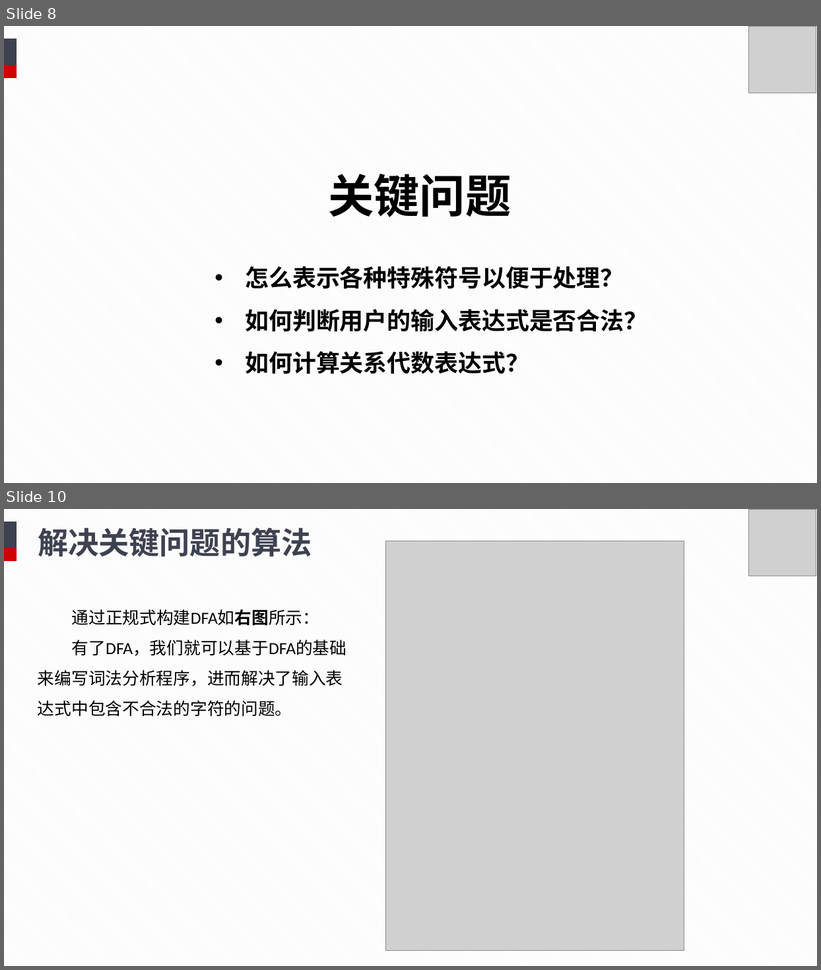
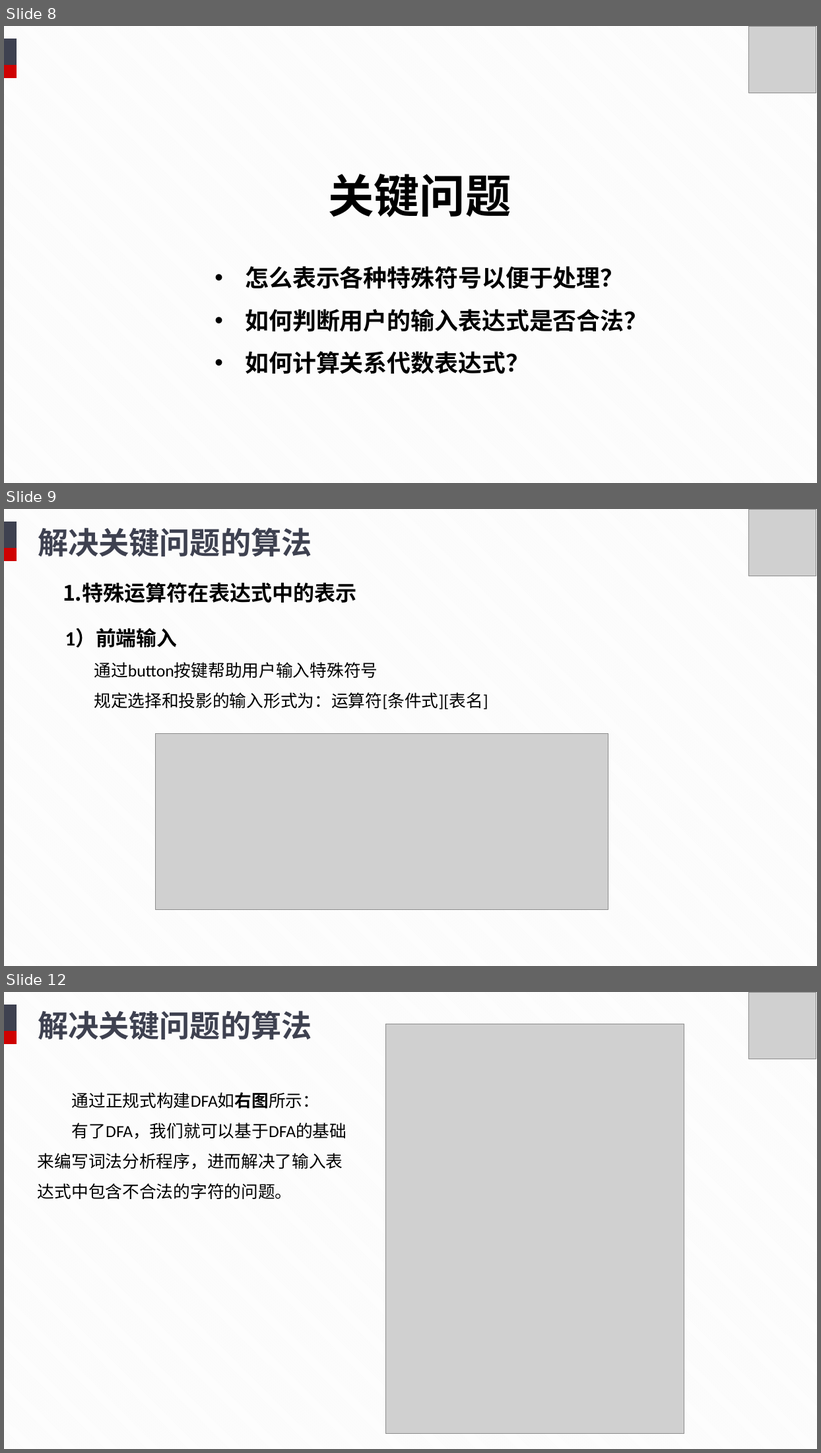
Before and after one commit to TuJin07/Relational-Algebra-Operation-System, a slide deck: doc/终期答辩.pptx. Shown one above the other, each under a label of ours: slides 8 and 10 before the commit, slides 8, 9 and 12 after it; the slides between them are not shown. The pictures are 821x970 and 821x1453 pixels, drawn with LibreOffice and Linux fonts; fonts in the diff are those of the drawing; grey boxes stand for pictures. Boxes give left, top, right and bottom in pixels: in the first picture for what was removed or moved away, otherwise in the second. Text is boxed around its words. In the diff, an @@ line names an element or a change of style, - is before the commit and + after.

```diff
--- a/doc/终期答辩.pptx
+++ b/doc/终期答辩.pptx
@@ slide 9 added at [4,509,817,966], background pattern #F2F2F2 on #FFFFFF @@
@@ rectangle added at [4,522,17,561], fill #3E4150 @@
@@ text added at [38,527,312,557], 36 pt, text #3E4150, bold @@
+解决关键问题的算法
@@ picture added at [749,509,816,576] @@
@@ rectangle added at [4,548,17,561], fill #CF0101 @@
@@ text added at [63,582,357,603], 25 pt, text #000000, bold @@
+1.特殊运算符在表达式中的表示
@@ text added at [65,628,488,710], 20 pt, text #000000 @@
+1）前端输入
+通过button按键帮助用户输入特殊符号
+规定选择和投影的输入形式为：运算符[条件式][表名]
@@ picture added at [156,733,609,910] @@
@@ what was slide 10 is now slide 12 @@
```
Also in this commit, not shown: 5 slides changed, 1 other slide added.
